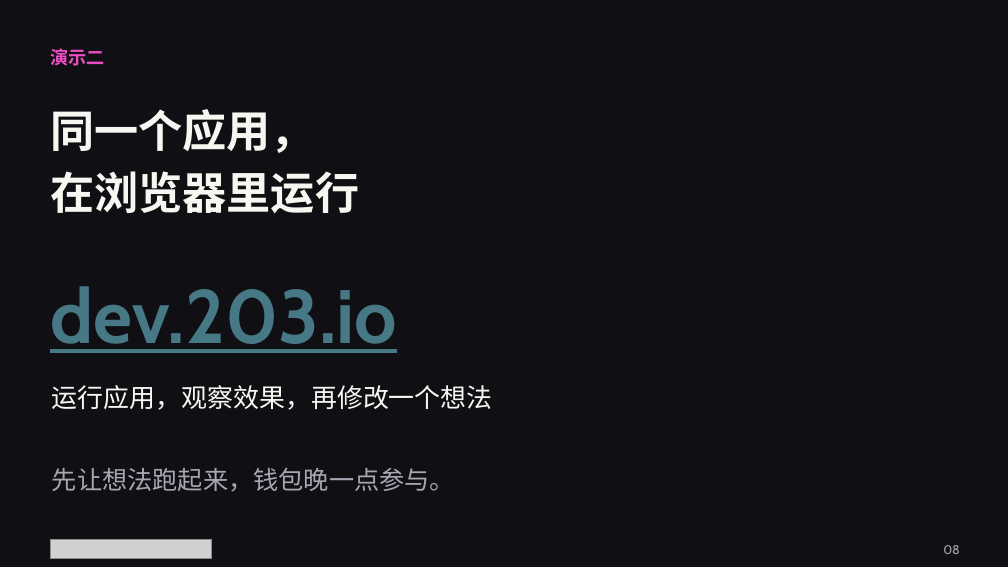
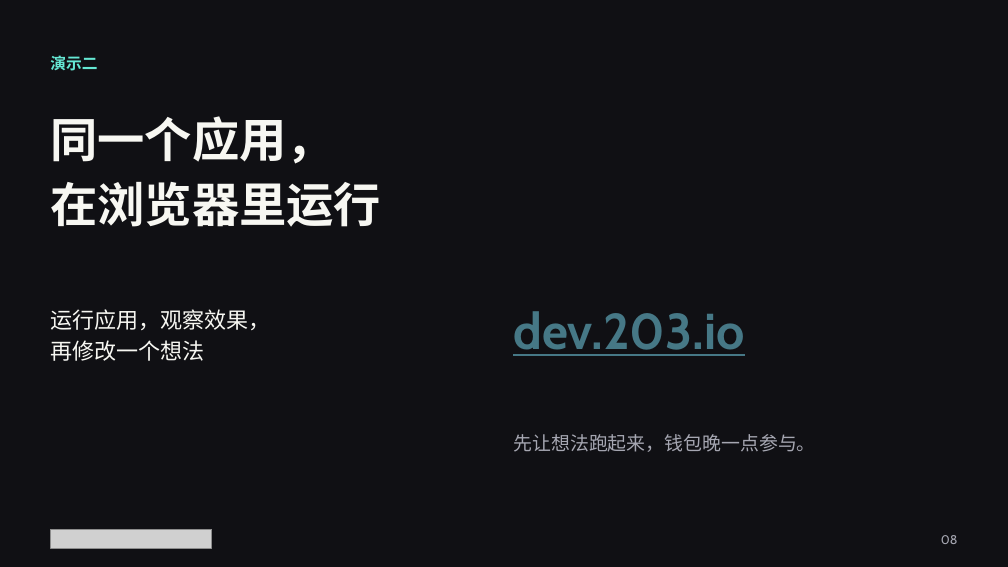
Before and after one commit to 203-Systems/personalized-hardware-talk, a slide deck: slide 1 of slides/slide-08.pptx. Drawn at 1008x567 pixels with LibreOffice and Linux fonts; fonts in the diff are those of the drawing; grey boxes stand for pictures. Boxes give left, top, right and bottom in pixels: in the first picture for what was removed or moved away, otherwise in the second. Text is boxed around its words. In the diff, an @@ line names an element or a change of style, - is before the commit and + after.

```diff
--- a/slides/slide-08.pptx
+++ b/slides/slide-08.pptx
@@ text "演示二": place and size @@
-text "演示二" at box(50, 48, 104, 66)
+text "演示二" at box(50, 55, 97, 71)
@@ text "演示二" at box(50, 55, 97, 71): size 17.3 to 15 pt, text colour #ED4EC4 to #65E8D4 @@
@@ text "同一个应用，" at box(50, 116, 381, 227): size 42 to 45 pt @@
@@ text "dev.203.io": place and size @@
-text "dev.203.io" at box(50, 286, 397, 353)
+text "dev.203.io" at box(513, 311, 744, 356)
@@ text "dev.203.io" at box(513, 311, 744, 356): size 72 to 48 pt @@
@@ text at box(50, 309, 271, 361): text changed; size 24.7 to 21 pt @@
-运行应用，观察效果，再修改一个想法
+运行应用，观察效果，
+再修改一个想法
@@ text "先让想法跑起来，钱包晚一点参与。": place and size @@
-text "先让想法跑起来，钱包晚一点参与。" at box(52, 468, 455, 492)
+text "先让想法跑起来，钱包晚一点参与。" at box(513, 434, 815, 452)
@@ text "先让想法跑起来，钱包晚一点参与。" at box(513, 434, 815, 452): size 24 to 18 pt @@
@@ picture: place and size @@
-picture at box(51, 540, 212, 559)
+picture at box(51, 529, 212, 548)
@@ text "08": place and size @@
-text "08" at box(943, 545, 960, 554)
+text "08" at box(941, 535, 958, 544)
@@ text "08" at box(941, 535, 958, 544): vertical alignment middle to top @@
```
Also in this commit, not shown: 50 other files.
